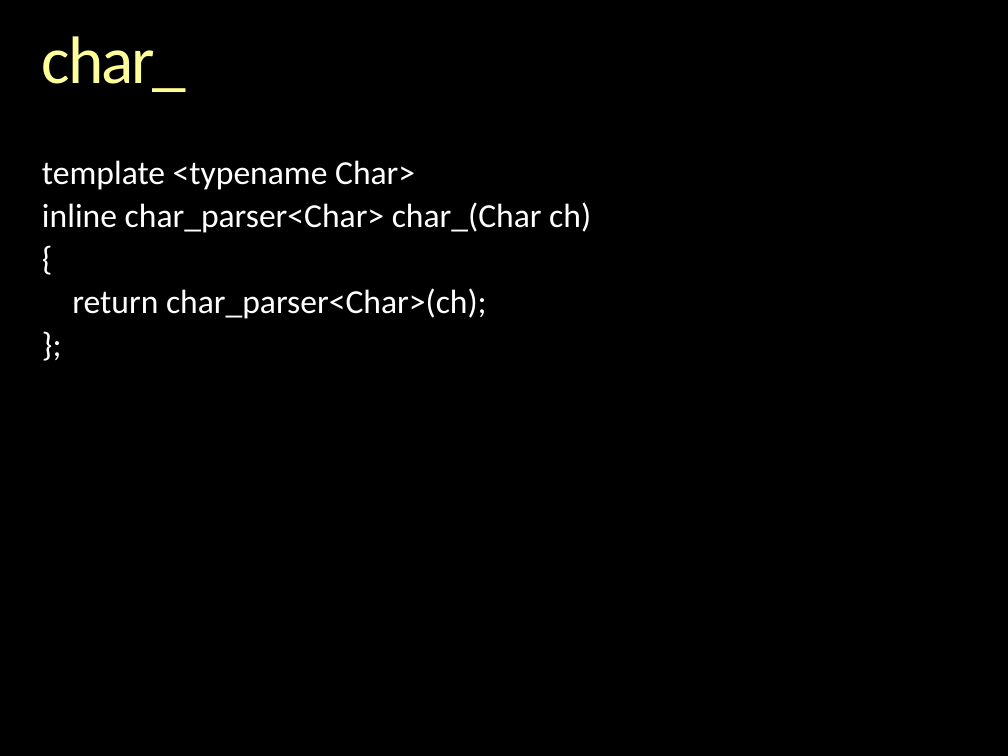
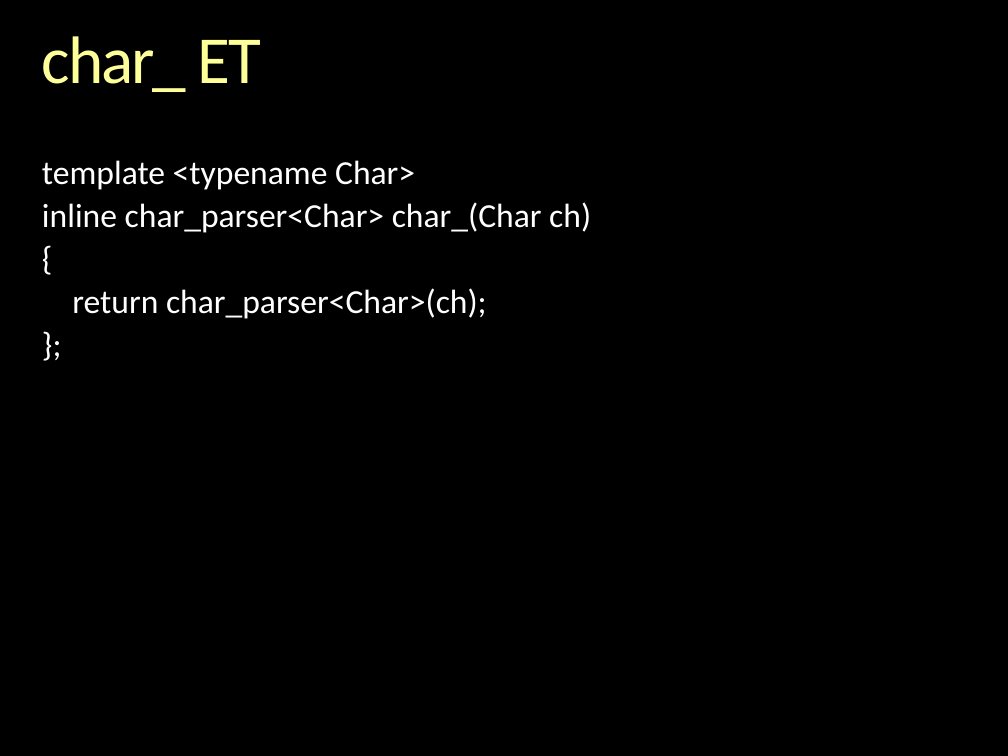
Before and after one commit to boostorg/spirit, a slide deck: slide 19 of libs/spirit/doc/cppnow_2013/Inside Spirit X3.pptx. Drawn at 1008x756 pixels with LibreOffice and Linux fonts; fonts in the diff are those of the drawing; background and template pictures are left out. Boxes give left, top, right and bottom in pixels: in the first picture for what was removed or moved away, otherwise in the second. Text is boxed around its words. In the diff, an @@ line names an element or a change of style, - is before the commit and + after.

```diff
--- a/libs/spirit/doc/cppnow_2013/Inside Spirit X3.pptx
+++ b/libs/spirit/doc/cppnow_2013/Inside Spirit X3.pptx
@@ title at box(42, 36, 260, 92): text changed @@
-char_
+char_ ET
```
Also in this commit, not shown: 6 other slides changed, 24 slides added, 1 other file.
